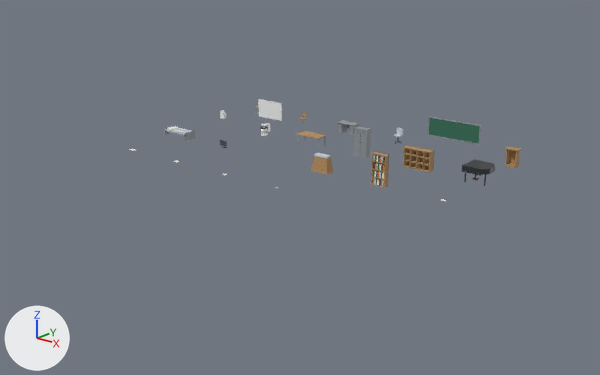
An edit to the Blender file assets/blender/v2/B03/b03_school_prop_library.blend, drawn before and after from the same camera.
Both versions are drawn from a 50 mm camera at (30.3, -38.5, 14.4) aimed at (0.6, -2.3, -1.2). Every picture has the same lights, and +X, +Y and +Z are marked at lower left. The older version comes first.

Script lines for the objects in view, before the commit:
```python
ob_preview_b03_previewoverview_floor = bpy.data.objects.new('PREVIEW_B03_PreviewOverview_Floor', me_preview_b03_previewoverview_floor)
ob_preview_b03_previewoverview_floor.location = (0.0, -1.5, -0.04)
ob_preview_chair_back = bpy.data.objects.new('PREVIEW_Chair_Back', me_preview_chair_back)
ob_preview_chair_back.location = (-0.9, -10.0, 0.23)
ob_preview_chair_back.rotation_euler = (1.257, 0.0, 0.209)  # degrees (72, 0, 12)
ob_preview_chair_side = bpy.data.objects.new('PREVIEW_Chair_Side', me_preview_chair_side)
ob_preview_chair_side.location = (0.7, -10.0, 0.23)
ob_preview_chair_side.rotation_euler = (0.0, 1.571, -0.175)  # degrees (0, 90, -10)
ob_preview_classroomdesk_upright = bpy.data.objects.new('PREVIEW_ClassroomDesk_Upright', me_preview_classroomdesk_upright)
ob_preview_classroomdesk_upright.location = (5.4, -10.0, 0.0)
ob_preview_desk_skewed = bpy.data.objects.new('PREVIEW_Desk_Skewed', me_preview_desk_skewed)
ob_preview_desk_skewed.location = (-4.5, -10.0, 0.0)
ob_preview_desk_skewed.rotation_euler = (0.0, 0.0, 0.314)  # degrees (0, 0, 18)
ob_preview_desk_toppled = bpy.data.objects.new('PREVIEW_Desk_Toppled', me_preview_desk_toppled)
ob_preview_desk_toppled.location = (-2.7, -10.0, 0.34)
ob_preview_desk_toppled.rotation_euler = (0.0, 1.571, -0.14)  # degrees (0, 90, -8)
ob_preview_monitor_toppled = bpy.data.objects.new('PREVIEW_Monitor_Toppled', me_preview_monitor_toppled)
ob_preview_monitor_toppled.location = (4.4, -10.0, 0.2)
ob_preview_monitor_toppled.rotation_euler = (1.571, 0.0, 0.279)  # degrees (90, 0, 16)
ob_preview_staffchair_toppled = bpy.data.objects.new('PREVIEW_StaffChair_Toppled', me_preview_staffchair_toppled)
ob_preview_staffchair_toppled.location = (2.5, -10.0, 0.34)
ob_preview_staffchair_toppled.rotation_euler = (1.361, 0.0, 0.0)  # degrees (78, 0, 0)
ob_vis_prop_cleaninglocker = bpy.data.objects.new('VIS_Prop_CleaningLocker', me_vis_prop_cleaninglocker)
ob_vis_prop_cleaninglocker.location = (2.0, 2.0, 0.0)
# also in view: 'VIS_Prop_BaggageLocker' at (6.0, 2.0, 0.6); 'VIS_Prop_Bookshelf' at (6.0, -2.0, 0.9); 'VIS_Prop_Blackboard' at (6.0, 6.0, 1.5)
```
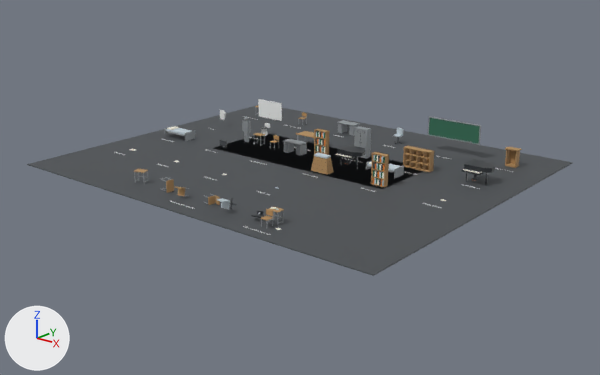
Location of each change, (x1, y1, x2, y2) in pixels of the pictures (600 x 375 px):
'PREVIEW_B03_PreviewOverview_Floor', shown: after (27, 105, 573, 276)
'PREVIEW_B03_PreviewScale_Floor', shown: after (214, 133, 423, 189)
'PREVIEW_Scale_Bookshelf', shown: after (314, 129, 329, 155)
'PREVIEW_Scale_GrandPiano', shown: after (335, 145, 365, 169)
'PREVIEW_Scale_StaffDesk', shown: after (283, 139, 307, 156)
'PREVIEW_Scale_InfirmaryBed', shown: after (366, 161, 404, 178)
'PREVIEW_Desk_Toppled', shown: after (160, 177, 174, 193)
'PREVIEW_ClassroomChair_Upright', shown: after (260, 209, 273, 229)
'PREVIEW_StaffChair_Toppled', shown: after (216, 198, 237, 209)
'PREVIEW_Chair_Side', shown: after (204, 194, 220, 205)
'PREVIEW_ClassroomDesk_Upright', shown: after (268, 207, 284, 225)
'PREVIEW_Desk_Skewed', shown: after (134, 169, 148, 184)
'PREVIEW_Chair_Back', shown: after (175, 187, 189, 196)
'PREVIEW_Monitor_Toppled', shown: after (251, 211, 264, 218)
'PREVIEW_Scale_ClassroomChair', shown: after (270, 135, 279, 149)
'PREVIEW_Scale_ClassroomDesk', shown: after (253, 133, 265, 146)

The change, as a list of edits to the scene's bpy script:
```text
Change ob_preview_b03_previewoverview_floor:
    remove ob_preview_b03_previewoverview_floor.hide_set(True)  # its collection is switched off
Change ob_preview_desk_skewed:
    remove ob_preview_desk_skewed.hide_set(True)  # its collection is switched off
Change ob_preview_desk_toppled:
    remove ob_preview_desk_toppled.hide_set(True)  # its collection is switched off
Change ob_preview_chair_back:
    remove ob_preview_chair_back.hide_set(True)  # its collection is switched off
Change ob_preview_chair_side:
    remove ob_preview_chair_side.hide_set(True)  # its collection is switched off
Change ob_preview_staffchair_toppled:
    remove ob_preview_staffchair_toppled.hide_set(True)  # its collection is switched off
Change ob_preview_monitor_toppled:
    remove ob_preview_monitor_toppled.hide_set(True)  # its collection is switched off
Change ob_preview_classroomdesk_upright:
    remove ob_preview_classroomdesk_upright.hide_set(True)  # its collection is switched off
Change ob_preview_classroomchair_upright:
    remove ob_preview_classroomchair_upright.hide_set(True)  # its collection is switched off
Change ob_preview_b03_previewscale_floor:
    remove ob_preview_b03_previewscale_floor.hide_set(True)  # its collection is switched off
Change ob_preview_scale_classroomdesk:
    remove ob_preview_scale_classroomdesk.hide_set(True)  # its collection is switched off
Change ob_preview_scale_classroomchair:
    remove ob_preview_scale_classroomchair.hide_set(True)  # its collection is switched off
Change ob_preview_scale_staffdesk:
    remove ob_preview_scale_staffdesk.hide_set(True)  # its collection is switched off
Change ob_preview_scale_bookshelf:
    remove ob_preview_scale_bookshelf.hide_set(True)  # its collection is switched off
Change ob_preview_scale_grandpiano:
    remove ob_preview_scale_grandpiano.hide_set(True)  # its collection is switched off
Change ob_preview_scale_infirmarybed:
    remove ob_preview_scale_infirmarybed.hide_set(True)  # its collection is switched off
```
